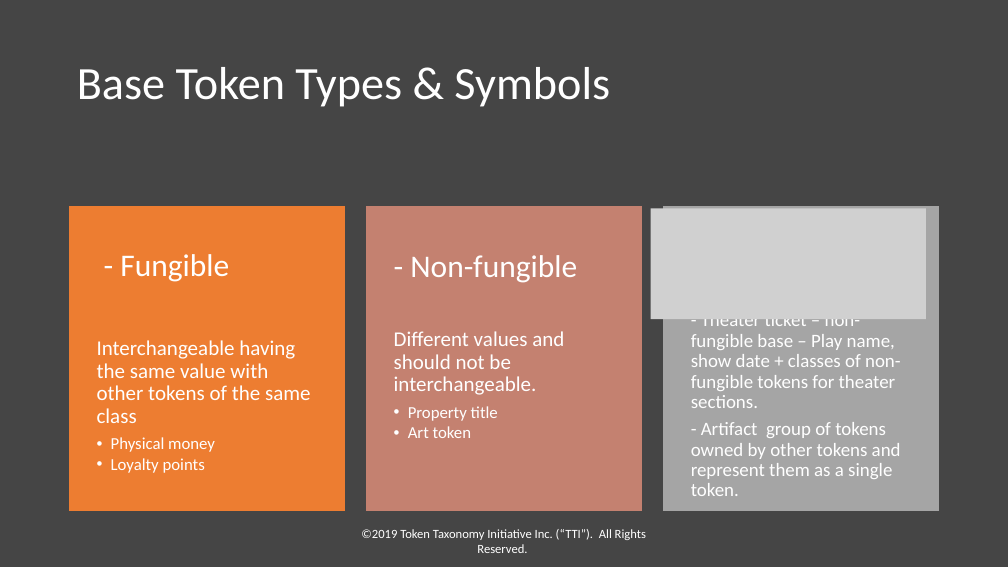
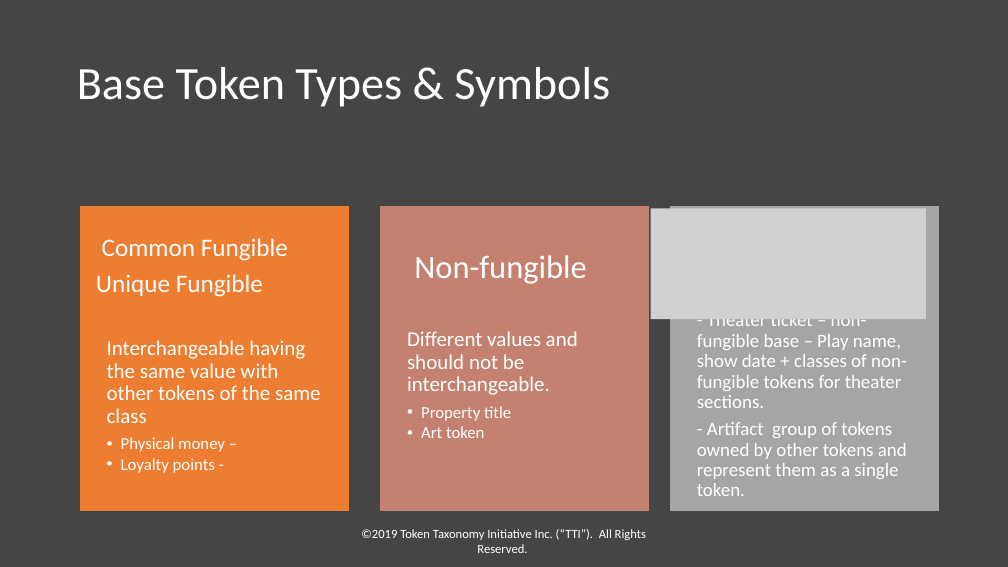
Before and after one commit to vipinsun/TokenTaxonomyFramework-pub, a slide deck: slide 11 of presentations/TTF-Presentation.pptx. Drawn at 1008x567 pixels with LibreOffice and Linux fonts; fonts in the diff are those of the drawing; grey boxes stand for pictures. Boxes give left, top, right and bottom in pixels: in the first picture for what was removed or moved away, otherwise in the second. Text is boxed around its words. In the diff, an @@ line names an element or a change of style, - is before the commit and + after.

Commit message:
Updates to Classification and adding new behaviors
Adding ValueType for Common or Unique and RepresentationType for intrinsic or reference.

Placeholders for Overdraftable and Holdable.

```diff
--- a/presentations/TTF-Presentation.pptx
+++ b/presentations/TTF-Presentation.pptx
@@ rectangle: place and size @@
-rectangle at box(70, 206, 345, 510)
+rectangle at box(80, 206, 349, 510)
@@ rectangle: place and size @@
-rectangle at box(367, 206, 642, 510)
+rectangle at box(380, 206, 649, 510)
@@ rectangle: place and size @@
-rectangle at box(664, 206, 939, 510)
+rectangle at box(671, 206, 939, 510)
@@ text at box(96, 238, 288, 297): text changed; size 30 to 24 pt @@
-- Fungible
+Common Fungible
+Unique Fungible
@@ text at box(414, 255, 587, 284): text changed; size 30 to 31 pt @@
-- Non-fungible
+Non-fungible
@@ text "Interchangeable having the same value ...": place and size @@
-text "Interchangeable having the same value ..." at box(97, 340, 311, 473)
+text "Interchangeable having the same value ..." at box(107, 340, 321, 473)
@@ text "Different values and should not ...": place and size @@
-text "Different values and should not ..." at box(394, 331, 564, 438)
+text "Different values and should not ..." at box(407, 331, 578, 438)
@@ text "- Theater ticket – non-fungible ...": place and size @@
-text "- Theater ticket – non-fungible ..." at box(691, 319, 901, 496)
+text "- Theater ticket – non-fungible ..." at box(697, 319, 907, 496)
@@ text at box(121, 437, 225, 473): text changed @@
-  • Physical money
-  • Loyalty points
+  • Physical money –
+  • Loyalty points -
```
Also in this commit, not shown: 1 other slide changed, 32 other files.
